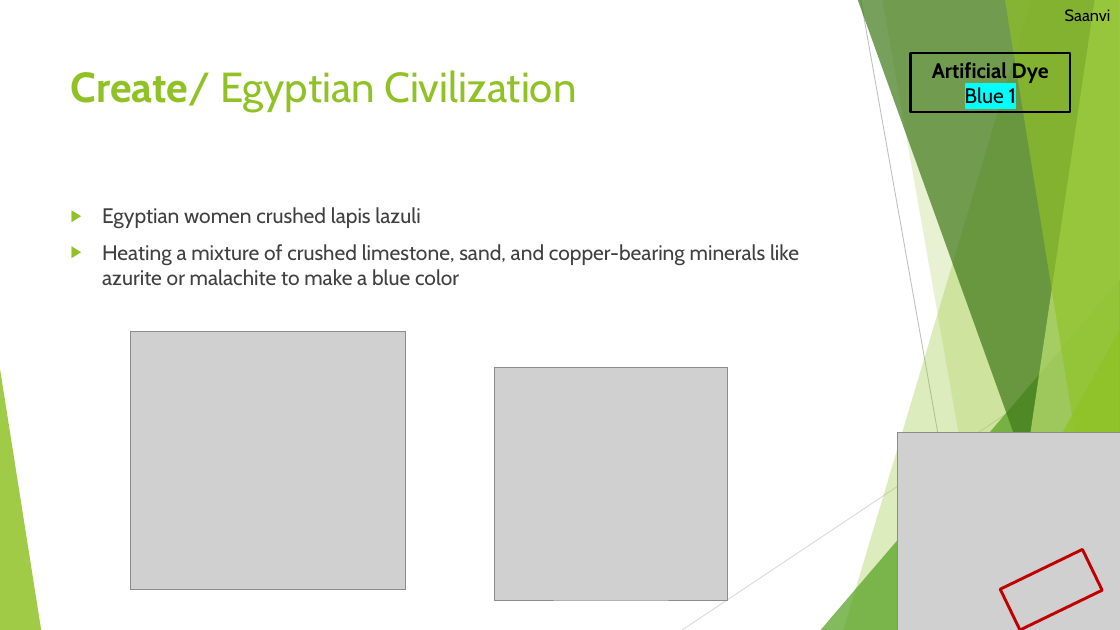
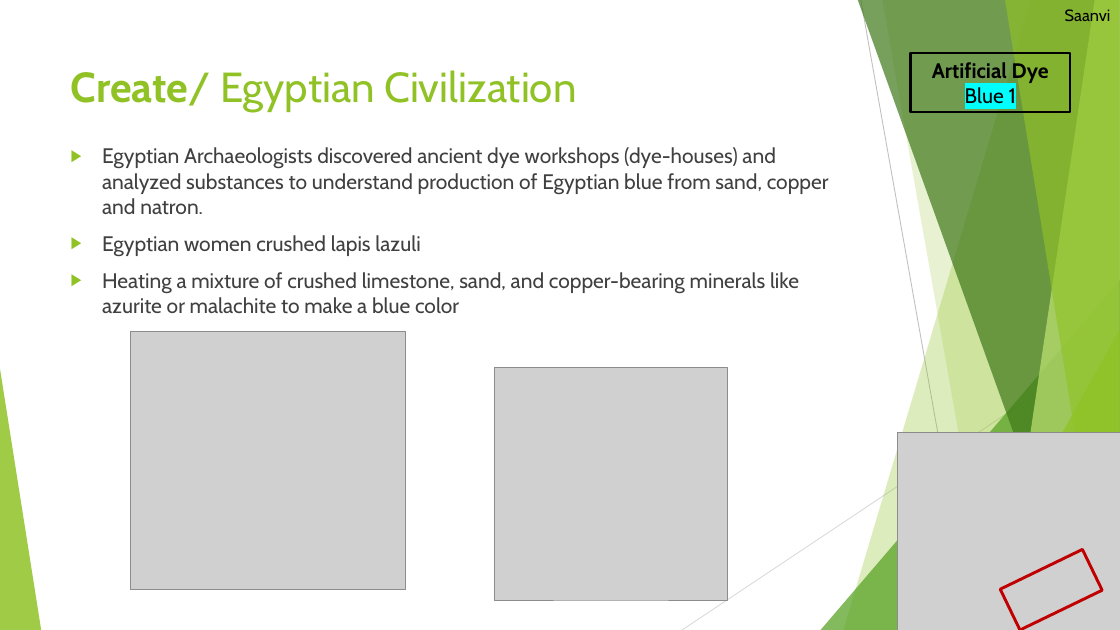
Before and after one commit to LegoRisingStars/Challenge2025, a slide deck: slide 7 of Presentations/Unearthed Innovation Project - Rising Stars.pptx. Drawn at 1120x630 pixels with LibreOffice and Linux fonts; fonts in the diff are those of the drawing; grey boxes stand for pictures. Boxes give left, top, right and bottom in pixels: in the first picture for what was removed or moved away, otherwise in the second. Text is boxed around its words. In the diff, an @@ line names an element or a change of style, - is before the commit and + after.

```diff
--- a/Presentations/Unearthed Innovation Project - Rising Stars.pptx
+++ b/Presentations/Unearthed Innovation Project - Rising Stars.pptx
@@ text "Egyptian Archaeologists discovered ancient dye ...": place and size @@
-text "Egyptian Archaeologists discovered ancient dye ..." at [102, 207, 799, 285]
+text "Egyptian Archaeologists discovered ancient dye ..." at [102, 147, 829, 313]
@@ text at [102, 147, 829, 214]: paragraph added @@
+▶ Egyptian Archaeologists discovered ancient dye workshops (dye-houses) and analyzed substances to understand production of Egyptian blue from sand, copper and natron.
```
Also in this commit, not shown: 2 other slides changed, 2 other files.
